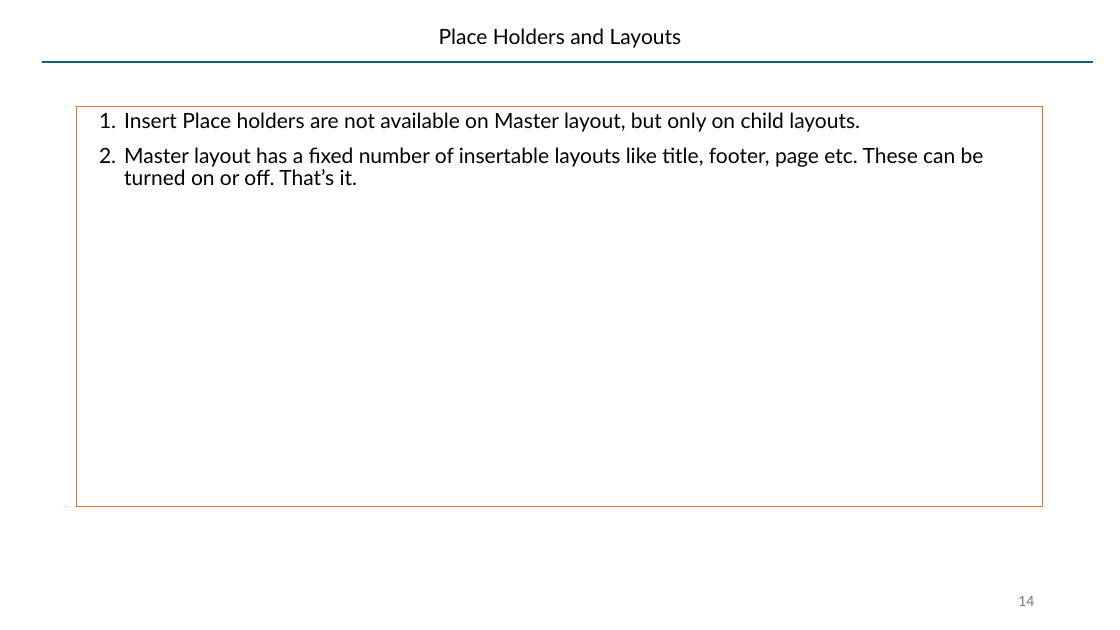
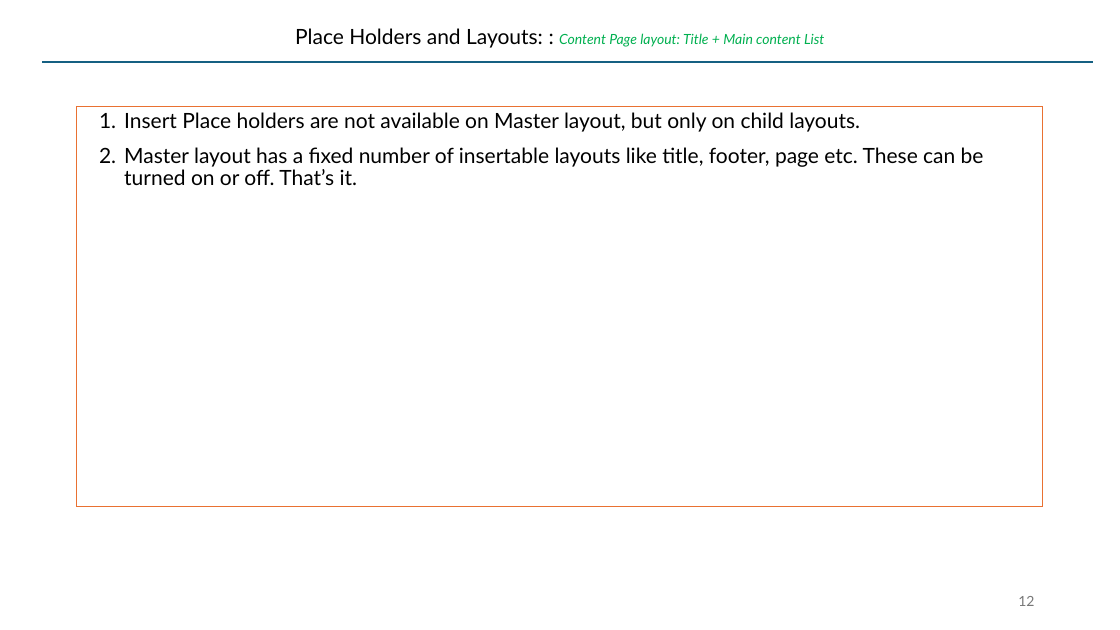
Before and after one commit to SatyaKomatineni/articles-repo, a slide deck: slide 12 of architecture/styling-lists-in-powerpoint.pptx (slide 14 before the commit). Drawn at 1120x630 pixels with LibreOffice and Linux fonts; fonts in the diff are those of the drawing. Boxes give left, top, right and bottom in pixels: in the first picture for what was removed or moved away, otherwise in the second. Text is boxed around its words. In the diff, an @@ line names an element or a change of style, - is before the commit and + after.

Commit message:
clarity to ppt master layouts

```diff
--- a/architecture/styling-lists-in-powerpoint.pptx
+++ b/architecture/styling-lists-in-powerpoint.pptx
@@ title at (295,28,824,48): text changed; size 18 to 12 pt; text colour #000000 to #00B050; italic on @@
-Place Holders and Layouts
+Place Holders and Layouts: : Content Page layout: Title + Main content List
@@ page number at (1018,596,1034,606): text changed @@
-14
+12
```
Also in this commit, not shown: 7 other slides changed, 7 slides added.
